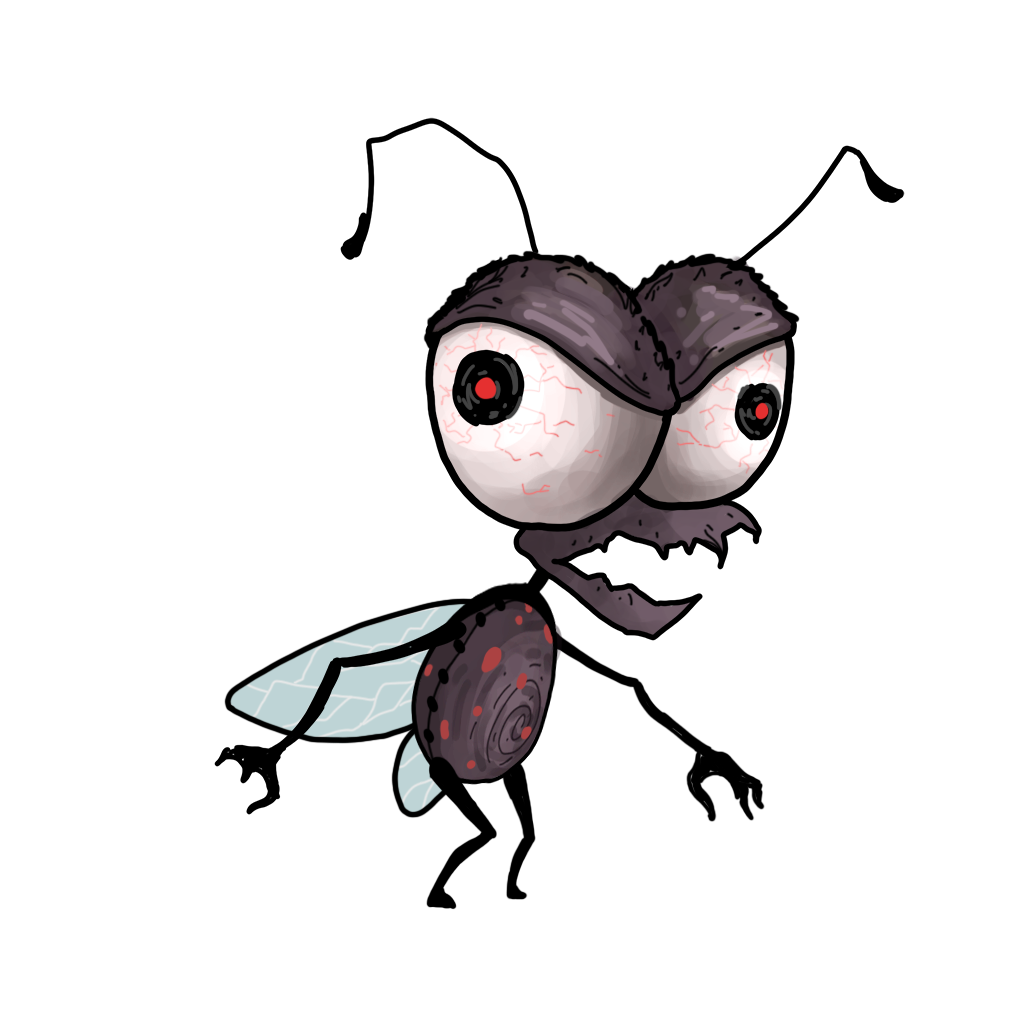
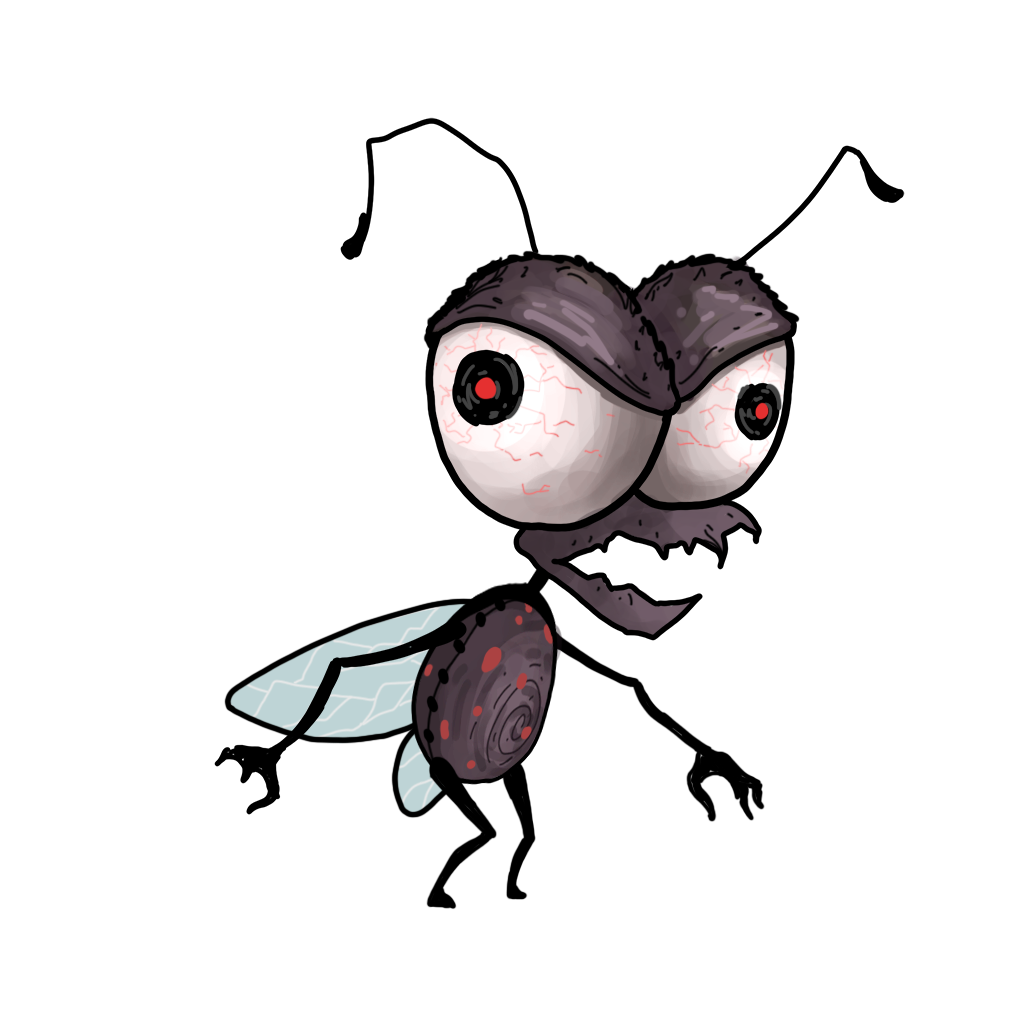
Two versions of the same layered image (w=1024, h=1024). Layer-by-layer changes:
moved "Right Arm" out of group "Right Arm" over [428, 760, 467, 815]
removed group "Right Leg" (1 layers) over [426, 760, 497, 910]
renamed "Layer 5" to "Right Leg", moved it out of group "Right Leg" over [426, 760, 497, 910]
removed group "Body" (3 layers) over [428, 760, 464, 785]
renamed "line" to "Body", moved it out of group "Head", painted on it over [428, 760, 464, 785]
removed group "Right Arm" (1st of 2) (1 layers) over [428, 760, 467, 815]
renamed "Layer 5" to "Left Leg", moved it out of group "Left Leg", painted on it over [426, 760, 497, 910]
removed group "Wings" (3 layers) over [428, 760, 488, 819]
removed layer "line" (3rd of 3, in "Wings") from group "Wings" over [428, 760, 488, 819]
removed layer "Layer 9" from group "Wings" over [428, 760, 482, 811]
removed layer "Layer 8" (was 50%) from group "Wings" over [428, 760, 484, 814]
renamed "line" to "Wings", moved it out of group "Body", painted on it over [428, 760, 488, 819]
removed layer "Layer 12" from group "Body" over [428, 760, 432, 770]
removed layer "color" (2nd of 2, in "Body") from group "Body" over [428, 760, 442, 783]
removed group "Left Leg" (1 layers) over [426, 760, 497, 910]
